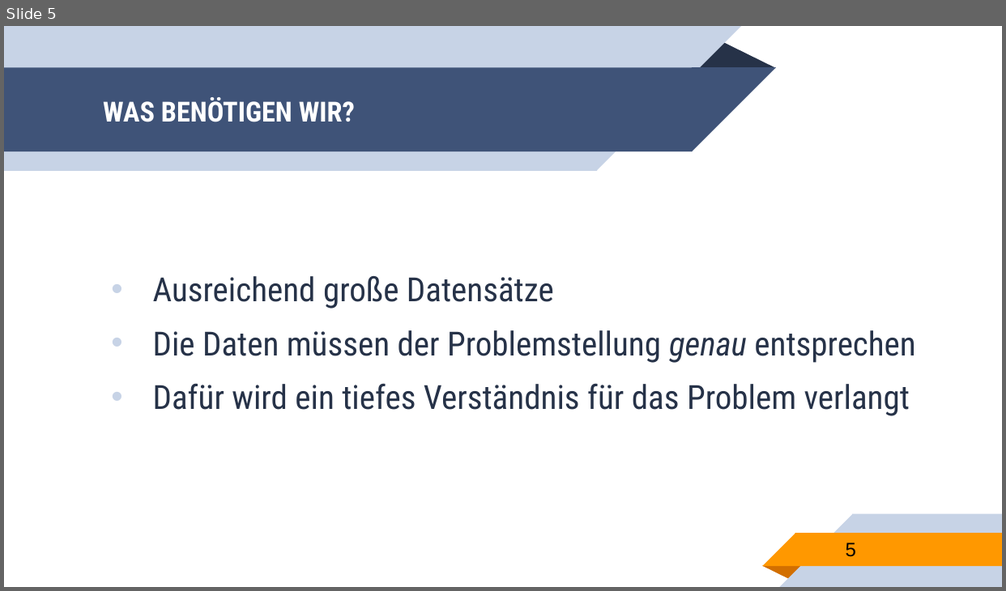
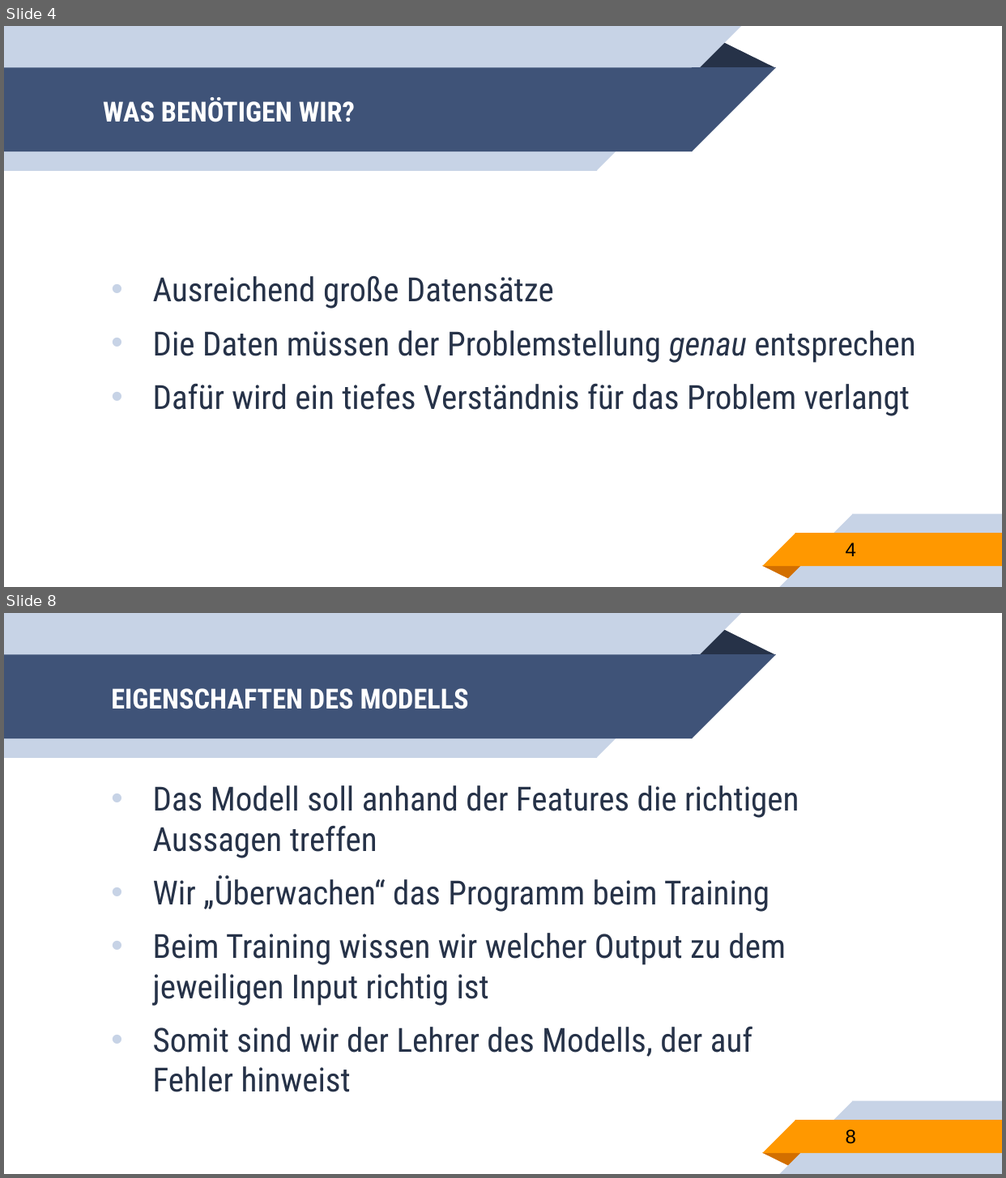
Before and after one commit to franneck94/UdemyML, a slide deck: lectures/MachineLearning.pptx. Shown one above the other, each under a label of ours: slide 5 before the commit, slides 4 and 8 after it; the slides between them are not shown. The pictures are 1006x591 and 1006x1178 pixels, drawn with LibreOffice and Linux fonts; fonts in the diff are those of the drawing. Boxes give left, top, right and bottom in pixels: in the first picture for what was removed or moved away, otherwise in the second. Text is boxed around its words. In the diff, an @@ line names an element or a change of style, - is before the commit and + after.

```diff
--- a/lectures/MachineLearning.pptx
+++ b/lectures/MachineLearning.pptx
@@ slide 8 added at (4,613,1002,1174), background #FFFFFF; not listed: 10 template elements that a slide beside it also shows @@
@@ title added at (111,688,469,709), 20 pt, text #FFFFFF, bold @@
+EIGENSCHAFTEN DES MODELLS
@@ text added at (153,786,799,1093), 24 pt, text #263248 @@
+• Das Modell soll anhand der Features die richtigen Aussagen treffen
+• Wir „Überwachen“ das Programm beim Training
+• Beim Training wissen wir welcher Output zu dem jeweiligen Input richtig ist
+• Somit sind wir der Lehrer des Modells, der auf Fehler hinweist
@@ page number added at (846,1130,856,1144), 14 pt, text #000000 @@
+8
@@ what was slide 5 is now slide 4 @@
@@ page number at (846,543,856,557): text changed @@
-5
+4
```
Also in this commit, not shown: 1 slide changed, 3 other slides added, 1 slide removed, 4 other files.
